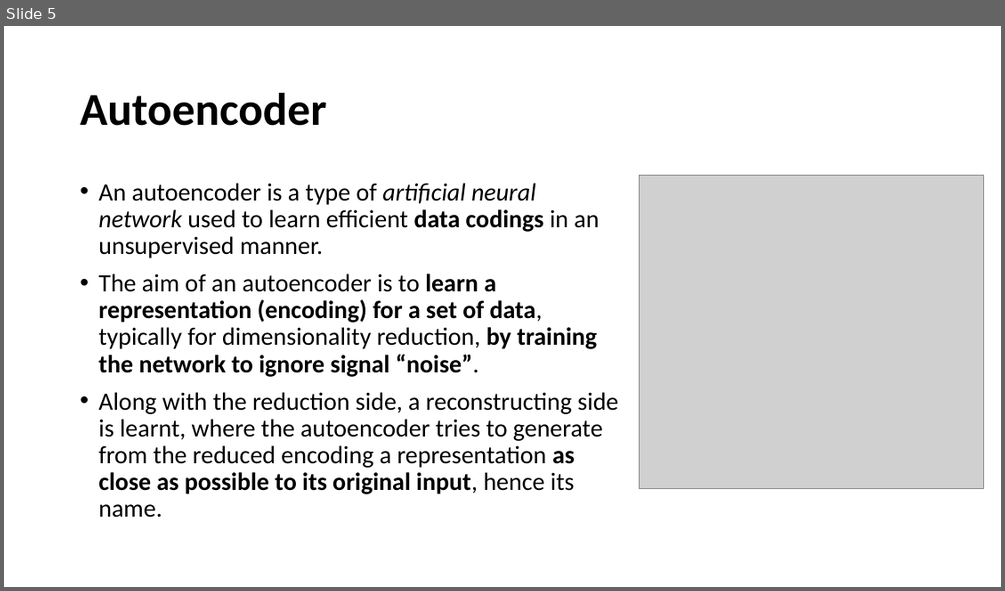
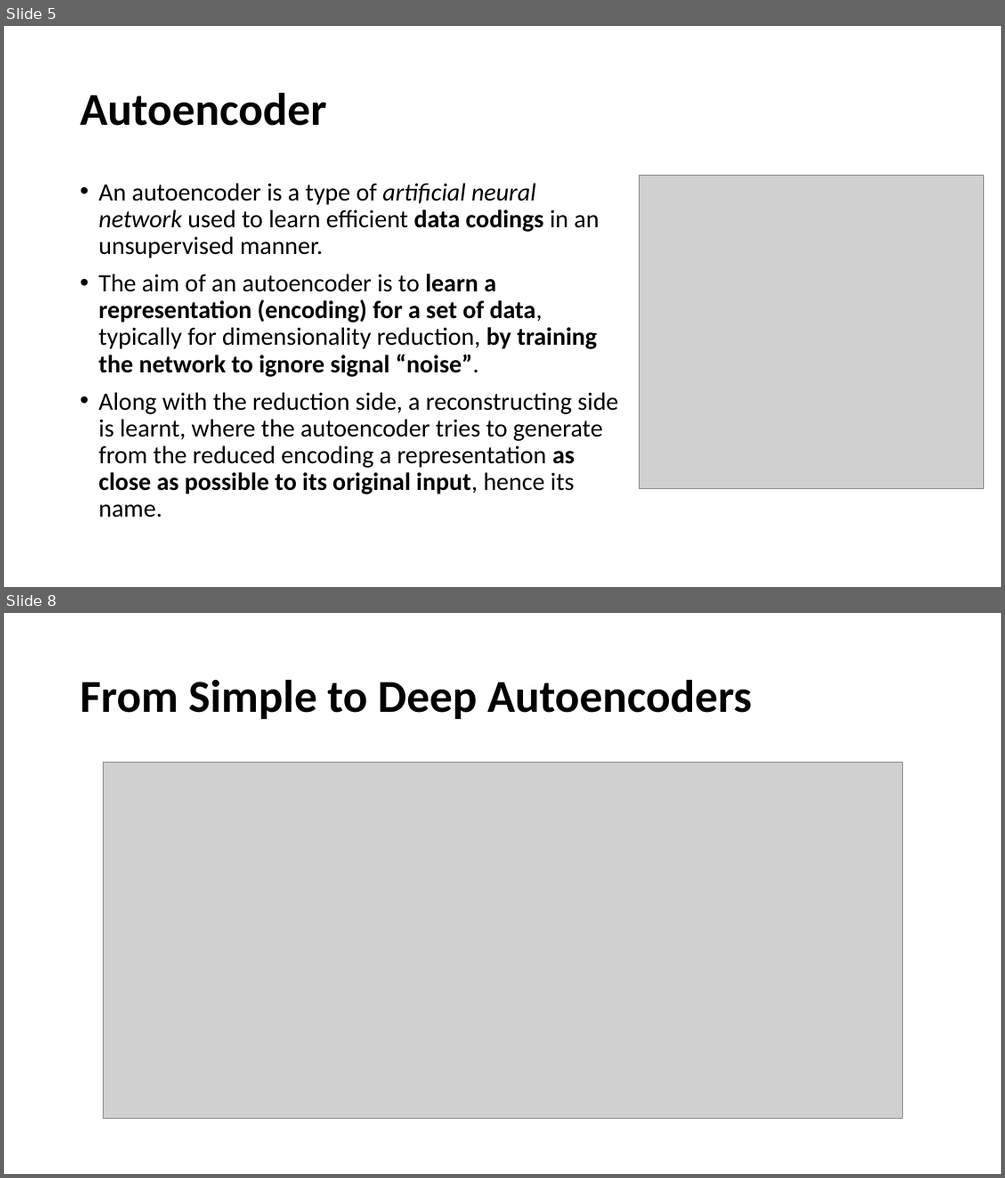
Before and after one commit to tingsyo/course_2020Q3_representation_learning, a slide deck: notebooks/05_Autoencoder_and_variations.pptx. Shown one above the other, each under a label of ours: slide 5 before the commit, slides 5 and 8 after it; the slides between them are not shown. The pictures are 1005x591 and 1005x1178 pixels, drawn with LibreOffice and Linux fonts; fonts in the diff are those of the drawing; grey boxes stand for pictures. Boxes give left, top, right and bottom in pixels: in the first picture for what was removed or moved away, otherwise in the second. Text is boxed around its words. In the diff, an @@ line names an element or a change of style, - is before the commit and + after.

```diff
--- a/notebooks/05_Autoencoder_and_variations.pptx
+++ b/notebooks/05_Autoencoder_and_variations.pptx
@@ slide 8 added at (x1=4, y1=613, x2=1001, y2=1174), background #FFFFFF @@
@@ title added at (x1=80, y1=680, x2=752, y2=719), 44 pt, text #000000, bold @@
+From Simple to Deep Autoencoders
@@ picture added at (x1=103, y1=763, x2=902, y2=1119) @@
```
Also in this commit, not shown: 6 other slides added, 1 slide removed.
